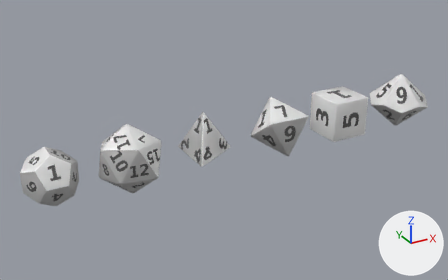
Renders of the Blender file src/client/components/diceRoller/dice/dice.blend from each side of a commit.
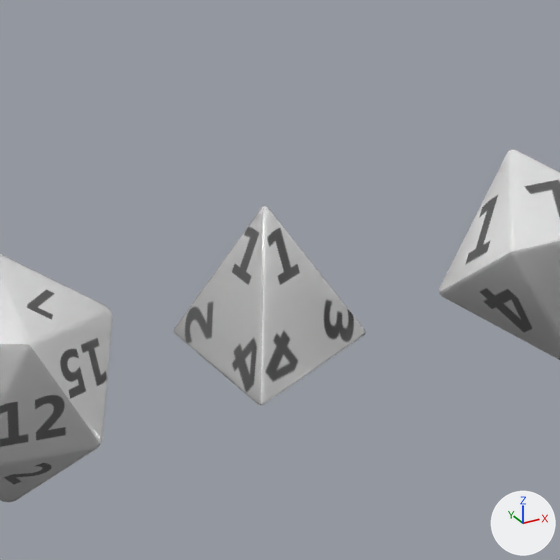
Each version is shown whole from a camera (50 mm lens) standing at (-5.15, -14.62, 7.26) and looking at (3.06, 0.32, -0.21), then close up on the part from 29% to 63% of the width and 20% to 75% of the height. The lights are fixed; the arrows at lower right show +X, +Y and +Z.
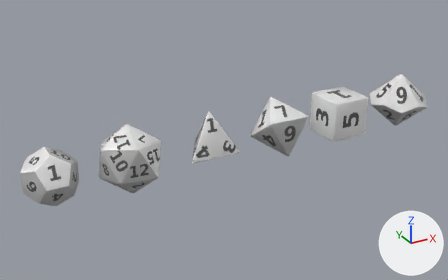
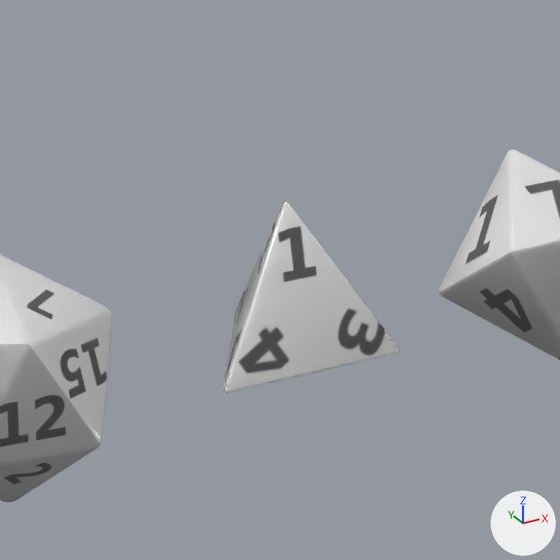
The change, as JSON lines over the scene's bpy script:
```json
{"block": "me_solid_003", "where": "me_solid_003.from_pydata(...)  # 4 vertices, 4 faces; spans x -0.47..0.94, y -0.82..0.82, z -0.33..1.0"}
{"block": "me_solid_003", "where": "# used by ob_solid_003; location = (2.214, 0.0, 0.0)"}
{"block": "me_solid_003", "change": "me_solid_003 part 1"}
{"op": "set", "path": "me_solid_003.vertices[1].co", "old": "(0.94, 0.0, -0.33)", "new": "(0.81, -0.47, -0.33)"}
{"op": "set", "path": "me_solid_003.vertices[2].co", "old": "(-0.47, 0.82, -0.33)", "new": "(0.0, 0.94, -0.33)"}
{"op": "set", "path": "me_solid_003.vertices[3].co", "old": "(-0.47, -0.82, -0.33)", "new": "(-0.82, -0.47, -0.33)"}
{"op": "set", "path": "ob_solid_003.location", "old": "(2.214, 0.0, 0.0)", "new": "(2.399, 0.0, 0.0)"}
```

Changed parts and their boxes (x1, y1, x2, y2) in the close-ups (560 x 560 px):
```json
{"object": "Solid.003", "change": "reshaped, moved", "before": [174, 206, 366, 405], "after": [223, 202, 400, 393], "on screen": "8% narrower"}
```
